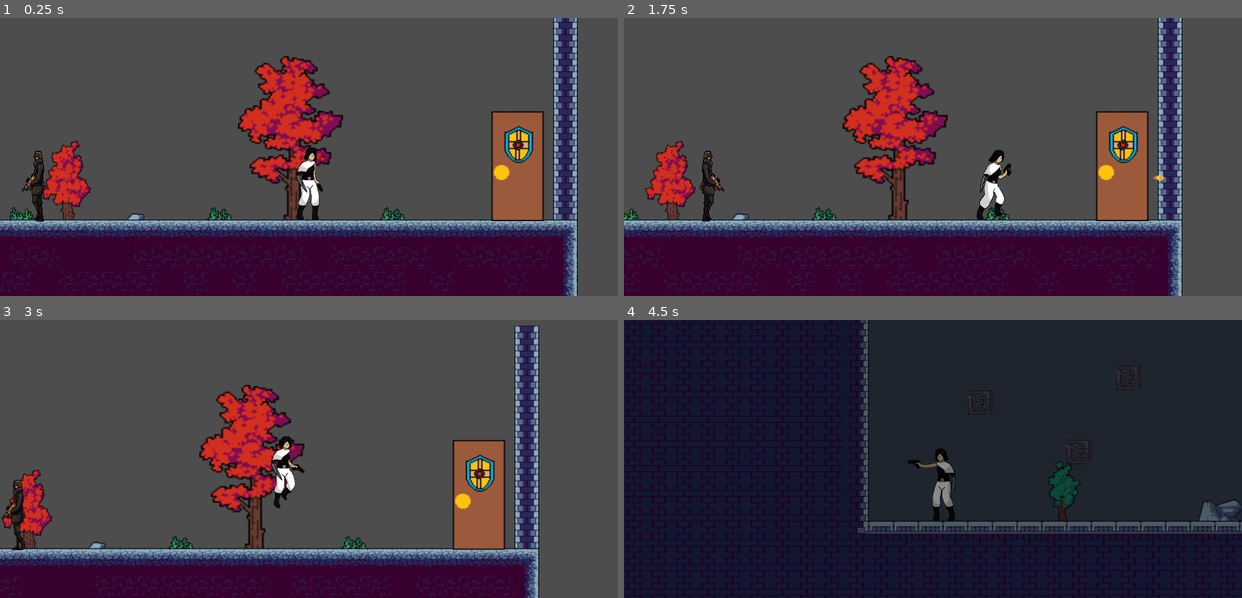
Above: before the commit, frames 1-4 (two rows, left to right).
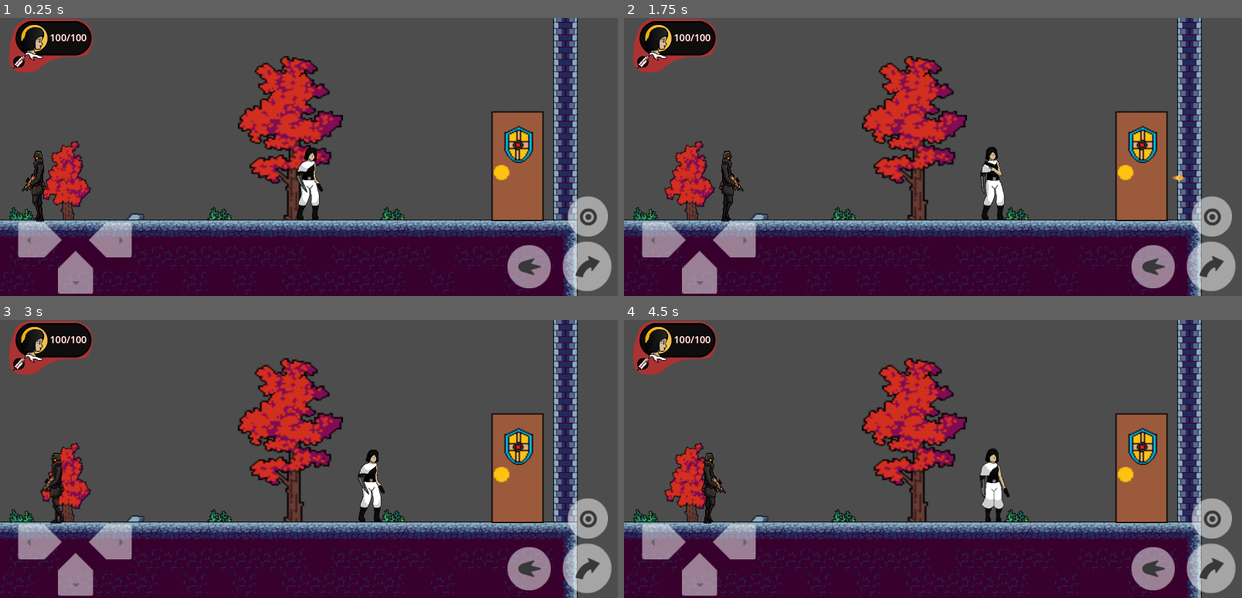
Above: after the commit, the same moments.

Repository: Corsa-Technologies/Terra1-seguro
Game: Godot game, scene res://Níveis/Nível1/Nível 1.tscn
The game is run twice, just before and just after one commit, with the same random seed, the same clock (stepped at 60 frames per second) and the same inputs. This scene is started directly instead of the project's main scene.
Inputs:
- Up to frame 1 (0.25 s): no input
- Up to frame 2 (1.75 s): tap Enter (ataque) at 0.5 s; hold Enter (ataque) 0.53-1.28 s; hold Right (ui_right) from 0.53 s (still down); tap Up (ui_up) at 0.77, 1.07, 1.52 s; tap Backspace (tiro) at 0.8, 1.35 s; tap Tab (cura, bound only after the commit) at 1.55 s
- Up to frame 3 (3 s): tap Up (ui_up) at 1.82, 2.3, 2.85 s; release Right (ui_right) at 2.03 s; hold Left (ui_left) 2.03-2.78 s; tap Tab (cura, bound only after the commit) at 2.1 s; hold Right (ui_right) from 2.78 s (still down)
- Up to frame 4 (4.5 s): tap Up (ui_up) at 3.02, 3.32, 3.77, 4.07 s; tap Enter (ataque) at 3.05 s; hold Enter (ataque) 3.53-4.28 s; tap Backspace (tiro) at 3.8, 4.35 s; release Right (ui_right) at 4.28 s; hold Left (ui_left) from 4.28 s (still down)

The runs differ from the first frame. In frame 1, 6.7% of the frame differs, in the area x 1-99%, y 0-100%; in frame 2, 28%; in frame 3, 39%; in frame 4, 98%, in the area x 0-100%, y 0-100%.

Commit message:
"Função de cura implementada"

Diff:
--- a/GUI/Controles/controlecanvas.tscn
+++ b/GUI/Controles/controlecanvas.tscn
@@ -14,6 +14,8 @@
 [ext_resource type="Texture2D" uid="uid://dcgi67gumry88" path="res://GUI/Controles/ataque.png" id="10_np2q5"]
 [ext_resource type="Texture2D" uid="uid://45rd7xy0kdur" path="res://GUI/Controles/pressataque.png" id="11_adolr"]
 [ext_resource type="Texture2D" uid="uid://b3upyetnj2nbw" path="res://GUI/Controles/barra de vida.png" id="14_krhtq"]
+
+[sub_resource type="RectangleShape2D" id="RectangleShape2D_cm73x"]
 
 [node name="ControleTouch" type="CanvasLayer"]
 script = ExtResource("1_6ks27")
@@ -72,6 +74,12 @@
 texture_pressed = ExtResource("11_adolr")
 action = "ataque"
 
+[node name="Cura" type="TouchScreenButton" parent="Control"]
+position = Vector2(58, 34)
+scale = Vector2(4, 3)
+shape = SubResource("RectangleShape2D_cm73x")
+action = "cura"
+
 [node name="HealthText" type="Label" parent="Control"]
 layout_mode = 0
 offset_left = 48.0
@@ -103,3 +111,4 @@
 [connection signal="released" from="Control/Tiro" to="." method="_on_tiro_released"]
 [connection signal="pressed" from="Control/Ataque" to="." method="_on_ataque_pressed"]
 [connection signal="released" from="Control/Ataque" to="." method="_on_ataque_released"]
+[connection signal="pressed" from="Control/Cura" to="." method="_on_cura_pressed"]
--- a/Player/Scripts/movimento.gd
+++ b/Player/Scripts/movimento.gd
@@ -5,13 +5,16 @@
 var canjump := true
 var is_shooting = false # Variável para controlar se o personagem está atirando
 var is_attacking = false # Variável para controlar se o personagem está atacando
+var is_healing = false # Variável para controlar se o personagem está curando
+
 @onready var coyote_timer = $CoyoteTimer as Timer
 @onready var animated_sprite = $AnimatedSprite2D # Referência ao AnimatedSprite2D
 @onready var health_label = $ControleTouch/Control/HealthText # Referência ao Label de vida
 @onready var hitboxlamina = $hitboxlamina # Referência à hitboxlamina
+@onready var heal_timer = Timer.new() # Temporizador para controlar a duração da animação de cura
+
 @export var buffer_time: float = 0.15
 @export var coyote_time: float = 0.1
-
 @export var projectile_scene: PackedScene # A cena do projétil que será instanciada
 
 # Variáveis para a vida
@@ -25,25 +28,36 @@
 	coyote_timer.wait_time = coyote_time
 	update_health_display() # Atualiza a exibição da vida no início
 	hitboxlamina.set_monitoring(false) # Desativa a hitbox no início
+	add_child(heal_timer)
+	heal_timer.wait_time = 1.0
+	heal_timer.one_shot = true
+	heal_timer.connect("timeout", Callable(self, "_on_heal_animation_finished"))
 
 # Função para receber dano
 func take_damage(amount: int):
 	current_health -= amount
 	current_health = clamp(current_health, 0, max_health)
 	update_health_display()
-
 	if current_health <= 0:
 		die() # Chama a função de morte
-
-# Função para curar o jogador (opcional)
-func heal(amount: int):
-	current_health += amount
-	current_health = clamp(current_health, 0, max_health)
-	update_health_display()
 
 # Atualizar a exibição de vida no LabelText
 func update_health_display():
 	health_label.text = str(current_health) + "/" + str(max_health)
+
+# Função de cura
+func heal():
+	if not is_healing:
+		current_health = max_health
+		update_health_display()
+		is_healing = true
+		animated_sprite.play("cura") # Toca a animação de cura
+		heal_timer.start() # Começa o temporizador para finalizar a animação
+
+# Função chamada quando a animação de cura termina
+func _on_heal_animation_finished():
+	is_healing = false
+	animated_sprite.play("idle") # Volta para a animação idle após a cura
 
 # Função de pulo
 func pular():
@@ -54,56 +68,65 @@
 	if not is_on_floor():
 		velocity += get_gravity() * delta
 
-	# Suporta o "jump buffer".
-	if Input.is_action_just_pressed("ui_up") and not is_shooting and not is_attacking:
-		jump_buffered = true
-		buffer_timer = buffer_time
+	# Verifica se o botão de cura foi apertado
+	if Input.is_action_just_pressed("cura"):
+		heal()
 
-	# Diminui o tempo do jump buffer.
-	if jump_buffered:
-		buffer_timer -= delta
-		if buffer_timer <= 0.0:
+	# Impede movimentação lateral e pulo durante a cura, mas permite cair
+	if is_healing:
+		velocity.x = 0 # Impede que o jogador se mova lateralmente
+		# Não retornamos aqui para permitir que a gravidade atue
+	else:
+		# Suporta o "jump buffer"
+		if Input.is_action_just_pressed("ui_up") and not is_shooting and not is_attacking:
+			jump_buffered = true
+			buffer_timer = buffer_time
+
+		# Diminui o tempo do jump buffer
+		if jump_buffered:
+			buffer_timer -= delta
+			if buffer_timer <= 0.0:
+				jump_buffered = false
+
+		# Suporta o pulo, incluindo o coyote time
+		if jump_buffered and canjump and not is_shooting and not is_attacking:
+			pular()
 			jump_buffered = false
+			canjump = false
 
-	# Suporta o pulo, incluindo o coyote time.
-	if jump_buffered and canjump and not is_shooting and not is_attacking:
-		pular()
-		jump_buffered = false
-		canjump = false
+		# Reseta a variável canjump quando pisa no chão
+		if is_on_floor():
+			canjump = true
+			if not coyote_timer.is_stopped():
+				coyote_timer.stop()
 
-	# Reseta a variável canjump quando pisa no chão.
-	if is_on_floor():
-		canjump = true
-		if not coyote_timer.is_stopped():
-			coyote_timer.stop()
+		# Adiciona o efeito coyote time
+		if canjump and coyote_timer.is_stopped() and not is_on_floor():
+			coyote_timer.start()
 
-	# Adiciona o efeito coyote time.
-	if canjump and coyote_timer.is_stopped() and not is_on_floor():
-		coyote_timer.start()
+		# Lógica de movimentação, somente se não estiver atirando ou atacando
+		if not is_shooting and not is_attacking:
+			var direction := Input.get_axis("ui_left", "ui_right")
+			if direction != 0:
+				velocity.x = direction * SPEED
+				if is_on_floor():
+					animated_sprite.play("run") # Troca para animação de corrida se estiver no chão e se movendo
+				animated_sprite.flip_h = direction < 0 # Inverte o sprite se estiver movendo para a esquerda
+			else:
+				velocity.x = move_toward(velocity.x, 0, SPEED)
+				if is_on_floor():
+					animated_sprite.play("idle") # Troca para animação de idle se estiver parado no chão e não curando
 
-	# Lógica de movimentação, somente se não estiver atirando ou atacando.
-	if not is_shooting and not is_attacking:
-		var direction := Input.get_axis("ui_left", "ui_right")
-		if direction != 0:
-			velocity.x = direction * SPEED
-			if is_on_floor():
-				animated_sprite.play("run") # Troca para animação de corrida se estiver no chão e se movendo
-			animated_sprite.flip_h = direction < 0 # Inverte o sprite se estiver movendo para a esquerda
-		else:
-			velocity.x = move_toward(velocity.x, 0, SPEED)
-			if is_on_floor():
-				animated_sprite.play("idle") # Troca para animação de idle se estiver parado no chão
+			# Se o personagem estiver no ar, toca a animação de pulo.
+			if not is_on_floor():
+				animated_sprite.play("jump")
 
-		# Se o personagem estiver no ar, toca a animação de pulo.
-		if not is_on_floor():
-			animated_sprite.play("jump")
-
-	# Ajuste a posição da hitbox com base na direção do player
-	if is_attacking:
-		if animated_sprite.flip_h:  # Se o sprite estiver virado para a esquerda
-			hitboxlamina.position.x = -8  # Ajuste a posição para a esquerda (valor negativo)
-		else:
-			hitboxlamina.position.x = 10  # Ajuste a posição para a direita (valor positivo)
+		# Ajuste a posição da hitbox com base na direção do player
+		if is_attacking:
+			if animated_sprite.flip_h:  # Se o sprite estiver virado para a esquerda
+				hitboxlamina.position.x = -8  # Ajuste a posição para a esquerda (valor negativo)
+			else:
+				hitboxlamina.position.x = 10  # Ajuste a posição para a direita (valor positivo)
 
 	move_and_slide()
 
@@ -113,21 +136,19 @@
 		position.y += 1
 
 	# Verifica se o botão "tiro" foi pressionado e o personagem não está atirando ou atacando
-	if event.is_action_pressed("tiro") and not is_shooting and not is_attacking:
+	if event.is_action_pressed("tiro") and not is_shooting and not is_attacking and not is_healing:
 		is_shooting = true
 		velocity.x = 0 # Para o personagem de se mover enquanto atira
 		animated_sprite.play("tiro")
 		shoot_projectile() # Dispara o projétil
-		# Conecta o sinal de "animation_finished" com a função que será chamada quando a animação terminar
 		animated_sprite.connect("animation_finished", Callable(self, "_on_shoot_animation_finished"))
 
 	# Verifica se o botão "ataque" foi pressionado e o personagem não está atacando ou atirando
-	if event.is_action_pressed("ataque") and not is_attacking and not is_shooting:
+	if event.is_action_pressed("ataque") and not is_attacking and not is_shooting and not is_healing:
 		is_attacking = true
 		velocity.x = 0 # Para o personagem de se mover enquanto ataca
 		animated_sprite.play("ataque")
 		hitboxlamina.set_monitoring(true)  # Ativa a hitbox ao iniciar o ataque
-		# Conecta o sinal de "animation_finished" com a função que será chamada quando a animação de ataque terminar
 		animated_sprite.connect("animation_finished", Callable(self, "_on_attack_animation_finished"))
 
 # Função chamada quando a animação de tiro termina
@@ -164,14 +185,14 @@
 # Função de morte
 func die():
 	get_tree().reload_current_scene() # Recarrega a cena atual
+
 # Função para quando o tempo do coyote timer acaba
 func _on_coyote_timer_timeout() -> void:
 	canjump = false
+
 # Função de colisão
 func _on_hitboxlamina_body_entered(body: CharacterBody2D) -> void:
-	print("Corpo entrou na hitbox: ", body.name)
 	if body is CharacterBody2D:
 		var hurtbox = body.get_node("hurtbox")
 		if hurtbox:
-			print('Achei a hurtbox dentro do inimigo')
 			hurtbox.get_parent().take_damage(50)
--- a/Player/playercena.tscn
+++ b/Player/playercena.tscn
@@ -22,6 +22,10 @@
 atlas = ExtResource("2_2ortg")
 region = Rect2(441, 600, 134, 200)
 
+[sub_resource type="AtlasTexture" id="AtlasTexture_le3p5"]
+atlas = ExtResource("2_2ortg")
+region = Rect2(0, 1000, 100, 200)
+
 [sub_resource type="AtlasTexture" id="AtlasTexture_x0oax"]
 atlas = ExtResource("3_rnmfg")
 region = Rect2(150, 0, 100, 200)
@@ -104,6 +108,14 @@
 "loop": false,
 "name": &"ataque",
 "speed": 15.0
+}, {
+"frames": [{
+"duration": 1.0,
+"texture": SubResource("AtlasTexture_le3p5")
+}],
+"loop": false,
+"name": &"cura",
+"speed": 1.0
 }, {
 "frames": [{
 "duration": 1.0,
@@ -192,7 +204,7 @@
 position = Vector2(3, 8)
 scale = Vector2(0.5, 0.485)
 sprite_frames = SubResource("SpriteFrames_g48ma")
-animation = &"tiro"
+animation = &"cura"
 
 [node name="CoyoteTimer" type="Timer" parent="."]
 wait_time = 0.15
@@ -218,7 +230,6 @@
 drag_vertical_enabled = true
 
 [node name="ControleTouch" parent="." instance=ExtResource("2_21c6s")]
-visible = false
 
 [connection signal="timeout" from="CoyoteTimer" to="." method="_on_coyote_timer_timeout"]
 [connection signal="body_entered" from="hitboxlamina" to="." method="_on_hitboxlamina_body_entered"]
--- a/project.godot
+++ b/project.godot
@@ -41,6 +41,11 @@
 "events": [Object(InputEventKey,"resource_local_to_scene":false,"resource_name":"","device":-1,"window_id":0,"alt_press …(195 unchanged characters)…
 ]
 }
+cura={
+"deadzone": 0.5,
+"events": [Object(InputEventKey,"resource_local_to_scene":false,"resource_name":"","device":-1,"window_id":0,"alt_pressed":false,"shift_pressed":false,"ctrl_pressed":false,"meta_pressed":false,"pressed":false,"keycode":4194306,"physical_keycode":0,"key_label":0,"unicode":0,"location":0,"echo":false,"script":null)
+]
+}
 
 [input_devices]
 
Not shown: 1 places in GUI/Controles/controlecanvas.tscn that only renumber resources
Not shown: 1 places in Player/playercena.tscn that only renumber resources
